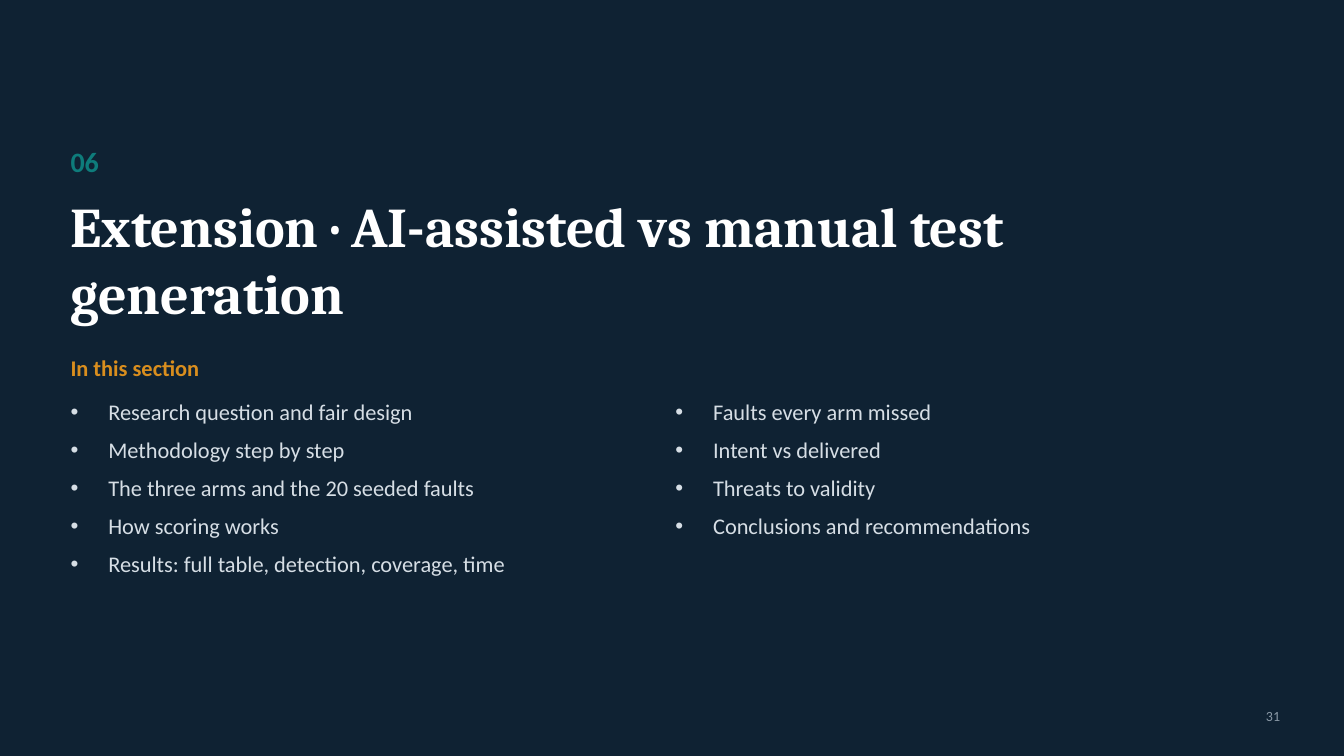
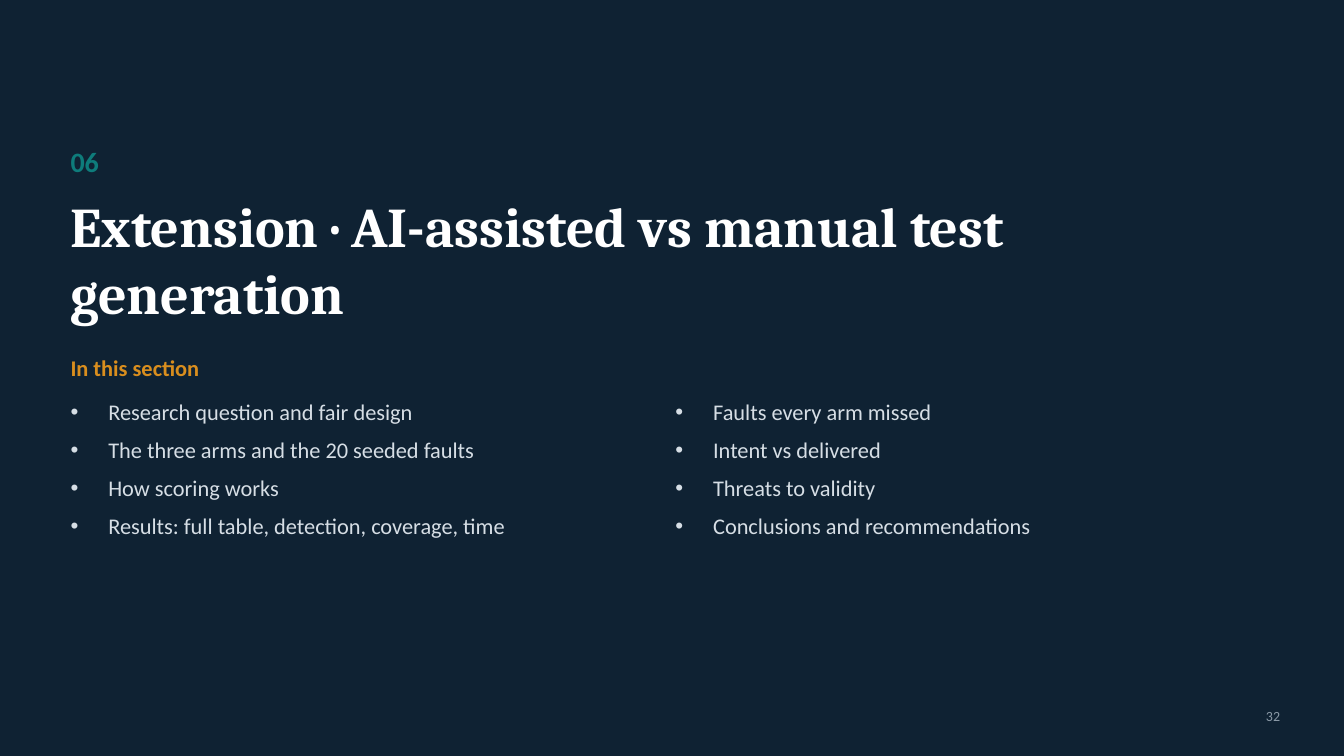
Before and after one commit to erotufelixpascal/SEFS-Cryptosystems-Assignment2, a slide deck: slide 32 of slides/Group 6 SEFS Progress v9.pptx (slide 31 before the commit). Drawn at 1344x756 pixels with LibreOffice and Linux fonts; fonts in the diff are those of the drawing. Boxes give left, top, right and bottom in pixels: in the first picture for what was removed or moved away, otherwise in the second. Text is boxed around its words. In the diff, an @@ line names an element or a change of style, - is before the commit and + after.

```diff
--- a/slides/Group 6 SEFS Progress v9.pptx
+++ b/slides/Group 6 SEFS Progress v9.pptx
@@ text at bbox=[108, 442, 345, 462]: paragraph removed @@
-• Methodology step by step
@@ text at bbox=[1266, 712, 1280, 721]: text changed @@
-31
+32
```
Also in this commit, not shown: 30 other slides changed, 7 other files.
